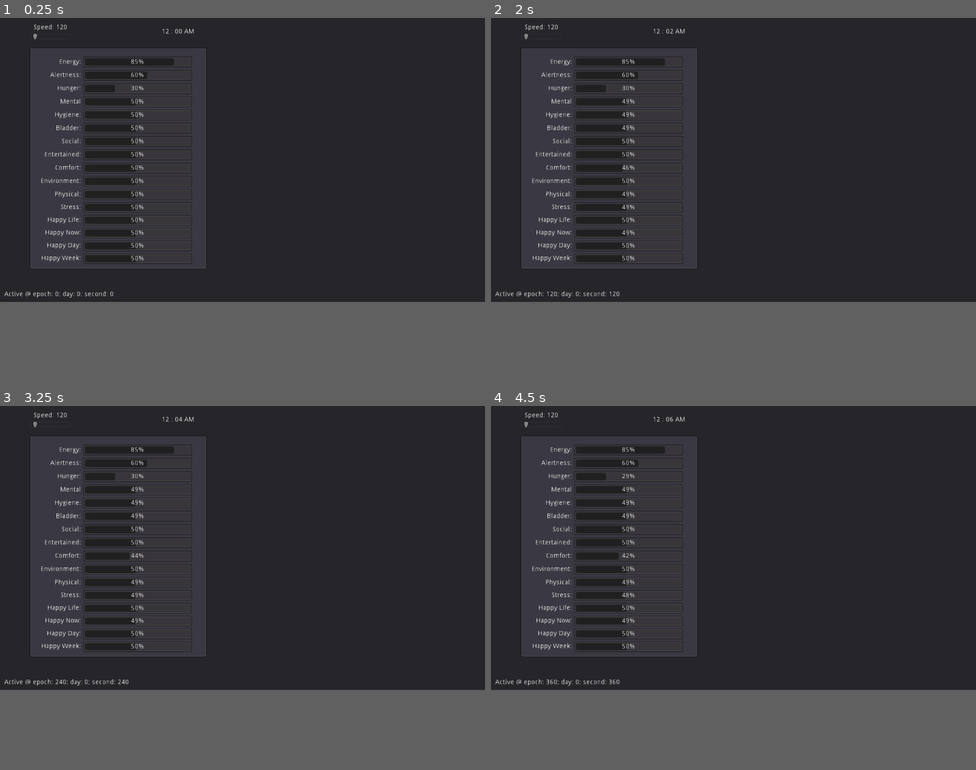
Above: before the commit, frames 1-4 (two rows, left to right).
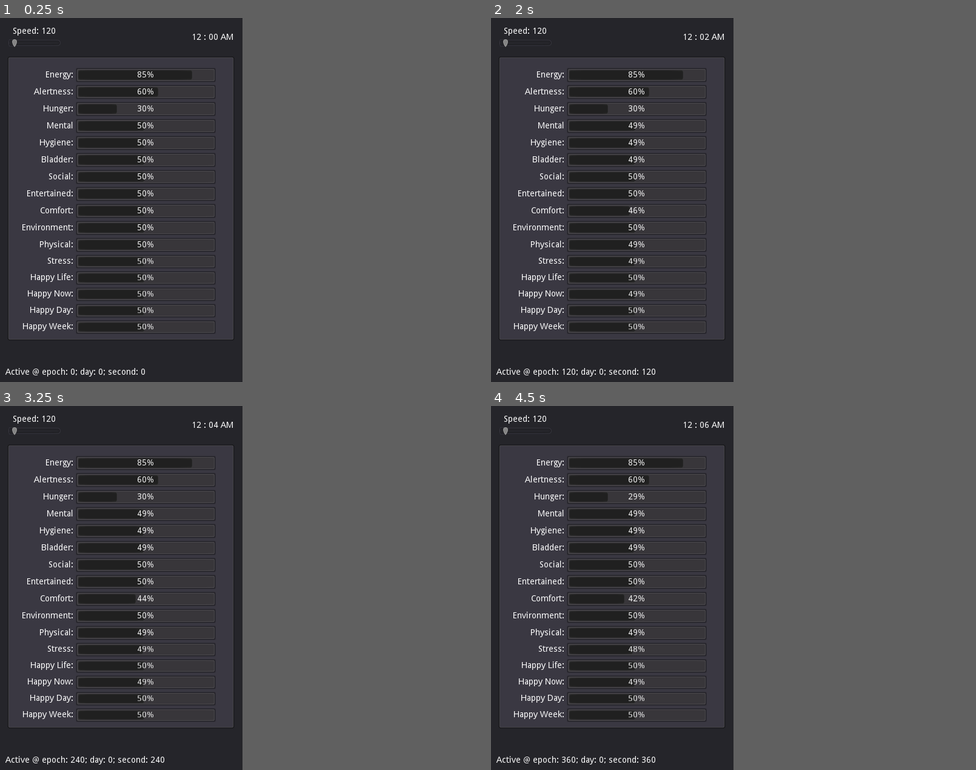
Above: after the commit, the same moments.

Repository: bently0602/madaline
Game: Godot game, scene res://main.tscn
Two runs of this game, one before a commit and one after it. Both use one fixed random seed, a clock stepped at 60 frames per second and the inputs below.
Inputs:
- Up to frame 1 (0.25 s): no input
- Up to frame 2 (2 s): tap Enter at 0.5 s; tap Space at 1.25 s
- Up to frame 3 (3.25 s): tap Enter at 2.75 s
- Up to frame 4 (4.5 s): tap Space at 3.5 s; tap Enter at 4.25 s
In our replay, the window is 800x468 before the commit and 400x600 after it. These sizes can differ from the game's own. Grey fills any space a smaller window leaves; there, only what the larger window draws over its background counts as a difference.

The runs differ from the first frame. In frame 1, 7.3% of the frame differs, in the area x 0-49%, y 1-99%; in frame 2, 7.3%; in frame 3, 7.3%; in frame 4, 7.3%.

Commit message:
adjusted window size

Diff:
--- a/main.tscn
+++ b/main.tscn
@@ -25,17 +25,17 @@
 }
 
 [node name="Panel" type="Panel" parent="."]
-margin_right = 1025.0
+margin_right = 400.0
 margin_bottom = 600.0
 __meta__ = {
 "_edit_use_anchors_": false
 }
 
 [node name="TimeControllerContainer" type="VBoxContainer" parent="Panel"]
-margin_left = 64.3027
-margin_top = 13.1361
-margin_right = 150.303
-margin_bottom = 47.1361
+margin_left = 14.3027
+margin_top = 15.1361
+margin_right = 100.303
+margin_bottom = 49.1361
 size_flags_horizontal = 3
 size_flags_vertical = 3
 alignment = 1
@@ -81,21 +81,21 @@
 }
 
 [node name="TimeDisplayContainer" type="HBoxContainer" parent="Panel"]
-margin_left = 317.0
-margin_top = 12.0
-margin_right = 435.0
-margin_bottom = 46.0
+margin_left = 267.0
+margin_top = 15.0
+margin_right = 385.0
+margin_bottom = 49.0
 size_flags_horizontal = 3
 size_flags_vertical = 3
-alignment = 1
+alignment = 2
 __meta__ = {
 "_edit_use_anchors_": false
 }
 
 [node name="HourLabelValue" type="Label" parent="Panel/TimeDisplayContainer"]
-margin_left = 39.0
+margin_left = 78.0
 margin_top = 10.0
-margin_right = 47.0
+margin_right = 86.0
 margin_bottom = 24.0
 text = "$"
 align = 2
@@ -105,9 +105,9 @@
 }
 
 [node name="TimeSeperatorLabel" type="Label" parent="Panel/TimeDisplayContainer"]
-margin_left = 51.0
+margin_left = 90.0
 margin_top = 10.0
-margin_right = 55.0
+margin_right = 94.0
 margin_bottom = 24.0
 text = ":"
 align = 2
@@ -117,9 +117,9 @@
 }
 
 [node name="MinuteLabelValue" type="Label" parent="Panel/TimeDisplayContainer"]
-margin_left = 59.0
+margin_left = 98.0
 margin_top = 10.0
-margin_right = 67.0
+margin_right = 106.0
 margin_bottom = 24.0
 text = "$"
 align = 2
@@ -129,9 +129,9 @@
 }
 
 [node name="TimeDesignationLabel" type="Label" parent="Panel/TimeDisplayContainer"]
-margin_left = 71.0
+margin_left = 110.0
 margin_top = 10.0
-margin_right = 79.0
+margin_right = 118.0
 margin_bottom = 24.0
 text = "$"
 align = 2
@@ -152,10 +152,10 @@
 }
 
 [node name="Panel" type="Panel" parent="Panel"]
-margin_left = 64.0
-margin_top = 64.0
-margin_right = 435.0
-margin_bottom = 529.0
+margin_left = 14.0
+margin_top = 65.0
+margin_right = 385.0
+margin_bottom = 530.0
 custom_styles/panel = SubResource( 1 )
 __meta__ = {
 "_edit_use_anchors_": false
--- a/project.godot
+++ b/project.godot
@@ -22,6 +22,7 @@
 
 [display]
 
+window/size/width=400
 window/stretch/mode="2d"
 window/stretch/aspect="keep"
 
